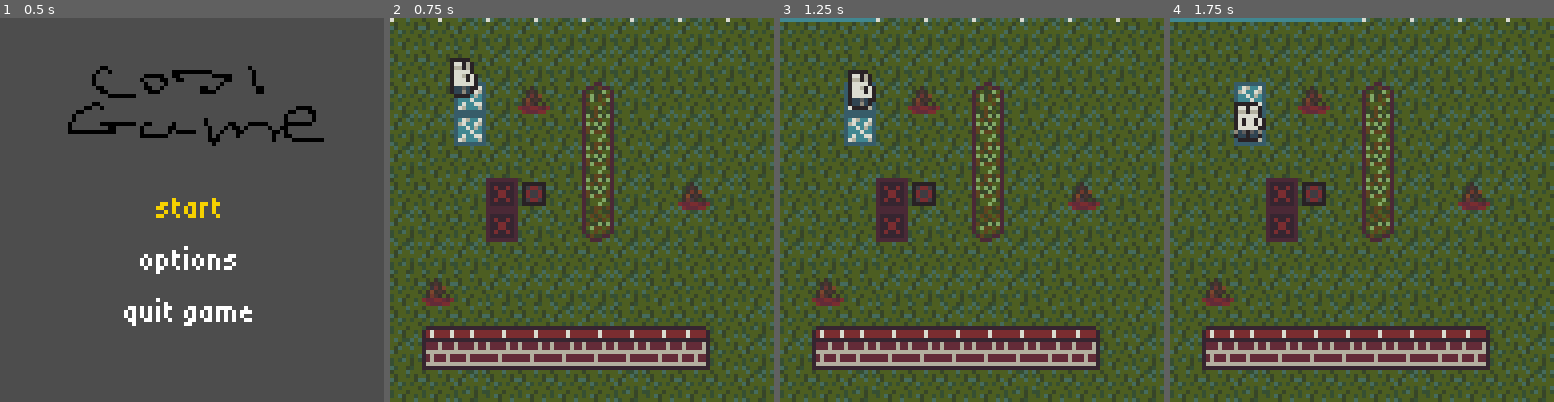
Above: before the commit, frames 1-4 (left to right).
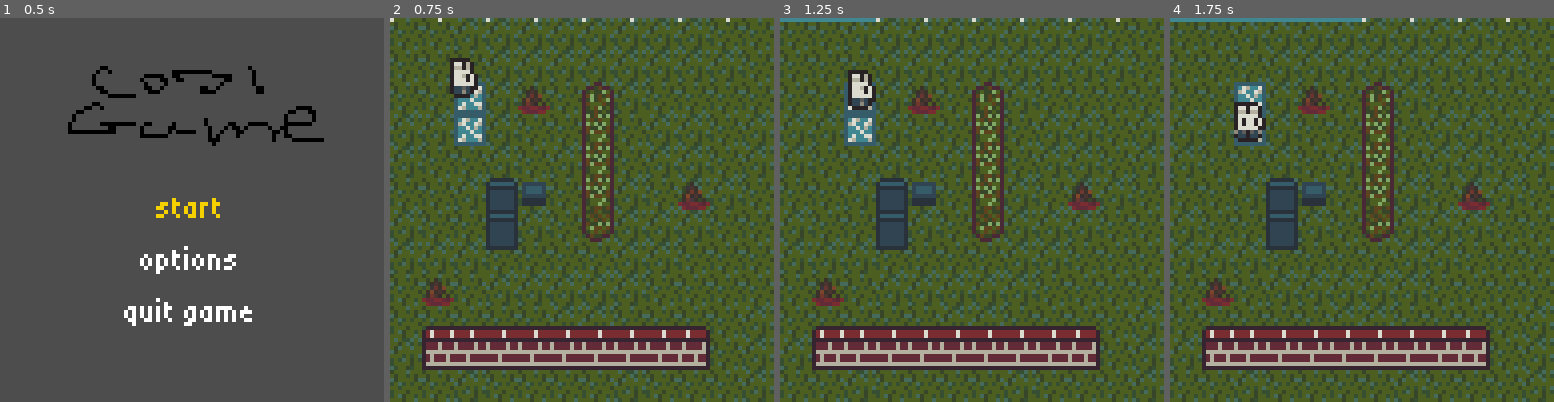
Above: after the commit, the same moments.

Repository: Someone68/cozyfall
Game: Godot game, scene res://scenes/main_menu.tscn
Two runs of this game, one before a commit and one after it. Both use one fixed random seed, a clock stepped at 60 frames per second and the inputs below.
Inputs:
- Up to frame 1 (0.5 s): no input
- Up to frame 2 (0.75 s): tap Enter (ui_accept) at 0.5 s; hold Right (ui_right) from 0.53 s (still down); tap Z (tunnel) at 0.6 s
- Up to frame 3 (1.25 s): keep holding Right (ui_right); tap Enter (ui_accept) at 0.77 s
- Up to frame 4 (1.75 s): tap Enter (ui_accept) at 1.25, 1.52 s; release Right (ui_right) at 1.28 s; hold Down (ui_down) from 1.28 s (still down); tap Z (tunnel) at 1.35 s

Frame 1 is identical in both runs. In frame 2, 1.7% of the frame differs, in the area x 25-41%, y 41-61%; in frame 3, 1.7%; in frame 4, 1.7%.

Commit message:
variated buttons and doors

Diff:
--- a/scenes/button.tscn
+++ b/scenes/button.tscn
@@ -1,34 +1,75 @@
 [gd_scene format=3 uid="uid://cpiphle12k0cp"]
 
 [ext_resource type="Script" uid="uid://c8mfbrdw783v7" path="res://scripts/button.gd" id="1_3q610"]
-[ext_resource type="Texture2D" uid="uid://duprt4pair8wg" path="res://sprites/button_placeholder.png" id="1_rhj8v"]
-[ext_resource type="Texture2D" uid="uid://beus1ap0wurtx" path="res://sprites/button_pressed_placeholder.png" id="2_3q610"]
+[ext_resource type="Texture2D" uid="uid://ntf3s2ns4bdf" path="res://sprites/buttons.png" id="2_rhj8v"]
+
+[sub_resource type="AtlasTexture" id="AtlasTexture_3q610"]
+atlas = ExtResource("2_rhj8v")
+region = Rect2(0, 0, 6, 6)
 
 [sub_resource type="AtlasTexture" id="AtlasTexture_i7y4x"]
-atlas = ExtResource("1_rhj8v")
-region = Rect2(0, 0, 6, 6)
+atlas = ExtResource("2_rhj8v")
+region = Rect2(0, 6, 6, 6)
 
 [sub_resource type="AtlasTexture" id="AtlasTexture_1bdt2"]
-atlas = ExtResource("2_3q610")
-region = Rect2(0, 0, 6, 6)
+atlas = ExtResource("2_rhj8v")
+region = Rect2(0, 12, 6, 6)
+
+[sub_resource type="AtlasTexture" id="AtlasTexture_8m7bo"]
+atlas = ExtResource("2_rhj8v")
+region = Rect2(0, 18, 6, 6)
+
+[sub_resource type="AtlasTexture" id="AtlasTexture_t81cg"]
+atlas = ExtResource("2_rhj8v")
+region = Rect2(6, 0, 6, 6)
+
+[sub_resource type="AtlasTexture" id="AtlasTexture_is61r"]
+atlas = ExtResource("2_rhj8v")
+region = Rect2(6, 6, 6, 6)
+
+[sub_resource type="AtlasTexture" id="AtlasTexture_iw4ej"]
+atlas = ExtResource("2_rhj8v")
+region = Rect2(6, 12, 6, 6)
+
+[sub_resource type="AtlasTexture" id="AtlasTexture_jkx8l"]
+atlas = ExtResource("2_rhj8v")
+region = Rect2(6, 18, 6, 6)
 
 [sub_resource type="SpriteFrames" id="SpriteFrames_1eln1"]
 animations = [{
 "frames": [{
 "duration": 1.0,
+"texture": SubResource("AtlasTexture_3q610")
+}, {
+"duration": 1.0,
 "texture": SubResource("AtlasTexture_i7y4x")
+}, {
+"duration": 1.0,
+"texture": SubResource("AtlasTexture_1bdt2")
+}, {
+"duration": 1.0,
+"texture": SubResource("AtlasTexture_8m7bo")
 }],
 "loop": 0,
 "name": &"off",
-"speed": 5.0
+"speed": 0.0
 }, {
 "frames": [{
 "duration": 1.0,
-"texture": SubResource("AtlasTexture_1bdt2")
+"texture": SubResource("AtlasTexture_t81cg")
+}, {
+"duration": 1.0,
+"texture": SubResource("AtlasTexture_is61r")
+}, {
+"duration": 1.0,
+"texture": SubResource("AtlasTexture_iw4ej")
+}, {
+"duration": 1.0,
+"texture": SubResource("AtlasTexture_jkx8l")
 }],
 "loop": 0,
 "name": &"on",
-"speed": 5.0
+"speed": 0.0
 }]
 
 [node name="Button" type="Node2D" unique_id=1875483585]
--- a/scenes/door.tscn
+++ b/scenes/door.tscn
@@ -1,11 +1,47 @@
 [gd_scene format=3 uid="uid://qcllx1lqfgx4"]
 
-[ext_resource type="Texture2D" uid="uid://dqj14y2e5lntq" path="res://sprites/door_placeholder.png" id="1_hpvv5"]
 [ext_resource type="Script" uid="uid://dcokmuaqlpe0d" path="res://scripts/door.gd" id="1_uvdjg"]
+[ext_resource type="Texture2D" uid="uid://bvbavu8ulpvm" path="res://sprites/doors.png" id="2_uvdjg"]
+
+[sub_resource type="AtlasTexture" id="AtlasTexture_83dcw"]
+atlas = ExtResource("2_uvdjg")
+region = Rect2(0, 0, 8, 10)
+
+[sub_resource type="AtlasTexture" id="AtlasTexture_la1wf"]
+atlas = ExtResource("2_uvdjg")
+region = Rect2(8, 0, 8, 10)
+
+[sub_resource type="AtlasTexture" id="AtlasTexture_18pbm"]
+atlas = ExtResource("2_uvdjg")
+region = Rect2(16, 0, 8, 10)
+
+[sub_resource type="AtlasTexture" id="AtlasTexture_q5w8r"]
+atlas = ExtResource("2_uvdjg")
+region = Rect2(24, 0, 8, 10)
+
+[sub_resource type="SpriteFrames" id="SpriteFrames_1eln1"]
+animations = [{
+"frames": [{
+"duration": 1.0,
+"texture": SubResource("AtlasTexture_83dcw")
+}, {
+"duration": 1.0,
+"texture": SubResource("AtlasTexture_la1wf")
+}, {
+"duration": 1.0,
+"texture": SubResource("AtlasTexture_18pbm")
+}, {
+"duration": 1.0,
+"texture": SubResource("AtlasTexture_q5w8r")
+}],
+"loop": 0,
+"name": &"default",
+"speed": 0.0
+}]
 
 [node name="Door" type="Node2D" unique_id=442602330]
 script = ExtResource("1_uvdjg")
 
-[node name="Sprite2D" type="Sprite2D" parent="." unique_id=98184033]
-texture = ExtResource("1_hpvv5")
+[node name="AnimatedSprite2D" type="AnimatedSprite2D" parent="." unique_id=14670484]
+sprite_frames = SubResource("SpriteFrames_1eln1")
 centered = false
--- a/scenes/level.tscn
+++ b/scenes/level.tscn
@@ -163,14 +163,17 @@
 [node name="Button" parent="." unique_id=1875483585 instance=ExtResource("8_b121j")]
 position = Vector2(32, 40)
 door_id = "testdoor"
+variant = 1
 
 [node name="Door" parent="." unique_id=442602330 instance=ExtResource("9_8c41q")]
 position = Vector2(24, 40)
 id = "testdoor"
+variant = 1
 
 [node name="Door2" parent="." unique_id=1773783629 instance=ExtResource("9_8c41q")]
 position = Vector2(24, 48)
 id = "testdoor"
+variant = 1
 
 [node name="Ice" parent="." unique_id=1879288839 instance=ExtResource("10_olg7q")]
 position = Vector2(16, 24)
--- a/scripts/button.gd
+++ b/scripts/button.gd
@@ -1,14 +1,17 @@
 extends FloorEntity
 @export var door_id := ""
+@export_enum("Red:0", "Blue:1", "Yellow:2", "Green:3") var variant := 0
 var pressed := false
 
 func _ready() -> void:
 	super()
-	$AnimatedSprite2D.animation = "off"
+	$AnimatedSprite2D.set_animation("off")
+	$AnimatedSprite2D.set_frame(variant)
 
 func on_enter(player: Node2D):
 	print("pressed")
 	pressed = true
-	$AnimatedSprite2D.play("on")
+	$AnimatedSprite2D.set_animation("on")
+	$AnimatedSprite2D.set_frame(variant)
 	var door = level.open_door(door_id)
 	if door: door.open()
--- a/scripts/door.gd
+++ b/scripts/door.gd
@@ -3,10 +3,13 @@
 @onready var level = owner
 
 @export var id = ""
+@export_enum("Red:0", "Blue:1", "Yellow:2", "Green:3") var variant := 0
 
 func _ready():
 	grid_pos = Vector2i(position / level.TILE)
 	level.solids[grid_pos] = self
+	$AnimatedSprite2D.set_animation("default")
+	$AnimatedSprite2D.set_frame(variant)
 
 func open():
 	queue_free()
